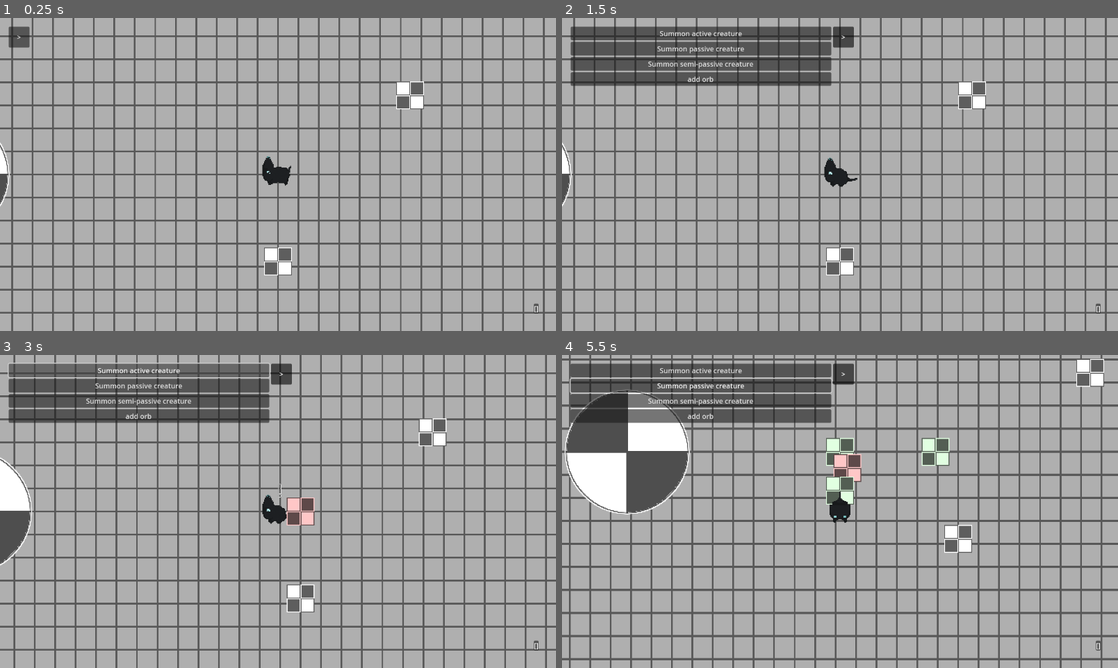
Above: before the commit, frames 1-4 (two rows, left to right).
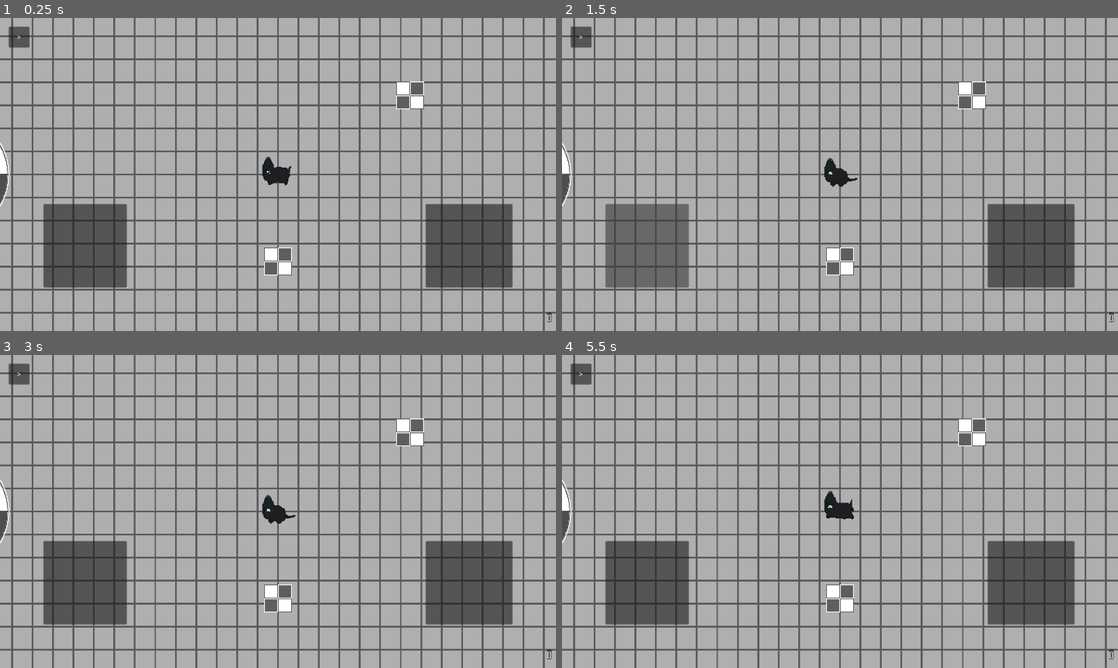
Above: after the commit, the same moments.

Repository: deerformera/neruka
Game: Godot game, scene res://worlds/world.tscn
Same seed, same stepped clock (60 frames per second), same inputs: the game is played once before the commit and once after it.
Inputs (mouse positions are in pixels of both pictures, inside the frame that each line leads up to):
- Up to frame 1 (0.25 s): no input
- Up to frame 2 (1.5 s): click ">" at 0.5 s; click (645, 246) at 1.27 s
- Up to frame 3 (3 s): click (278, 511) at 2 s; click "Summon active creature" (after the commit: ">") at 2.75 s
- Up to frame 4 (5.5 s): click "Summon passive creature" (after the commit: ">") at 3.5 s; move the mouse to (962, 495) at 4.27 s; hold D (n_right) 4.28-5.03 s; hold Space (n_attack) 4.28-5.03 s; tap Shift (n_leap) at 4.55, 5.1 s; move the mouse to (728, 527) at 5.02 s; hold S (n_down) from 5.03 s (still down); tap Space (n_attack) at 5.3 s

The runs differ from the first frame. In frame 1, 8.3% of the frame differs, in the area x 7-100%, y 59-98%; in frame 2, 16%; in frame 3, 33%; in frame 4, 48%, in the area x 0-100%, y 0-100%.

Commit message:
mobile controls

Diff:
--- a/characters/cat/cat.gd
+++ b/characters/cat/cat.gd
@@ -30,7 +30,7 @@
 	match animstate.get_current_node():
 		"normal":
 			velocity = Input.get_vector("n_left", "n_right", "n_up", "n_down")
-			if Utils.android_mode: velocity = $Analog.velocity
+			if Utils.android_mode: velocity = Player.get_node("Mobile").velocity
 			if $LeapSprite.visible:
 				velocity = velocity * speed / 2
 			else: velocity = velocity * speed
@@ -68,7 +68,6 @@
 				else:
 					create_tween().tween_property(self, "global_position", global_position + velocity_static * 100, 0.4).set_trans(Tween.TRANS_SINE).set_ease(Tween.EASE_OUT)
 					leap_timer.stop()
-
 		"attack1":
 			if event.is_action_pressed("n_attack"):
 				animstate.travel("attack2")
--- a/characters/cat/cat.tscn
+++ b/characters/cat/cat.tscn
@@ -54,6 +54,7 @@
 script/source = "extends AnimatedSprite2D
 
 func _ready():
+	hide()
 	animation_finished.connect(func(): hide())
 	draw.connect(func():
 		self.rotation = get_parent().velocity_static.angle()
@@ -1380,7 +1381,7 @@
 texture = ExtResource("1_y0c4x")
 hframes = 10
 vframes = 40
-frame = 72
+frame = 73
 
 [node name="LeapSprite" type="Sprite2D" parent="."]
 visible = false
@@ -1391,7 +1392,6 @@
 [node name="SlashSprite" type="AnimatedSprite2D" parent="."]
 show_behind_parent = true
 sprite_frames = SubResource("SpriteFrames_aksuy")
-autoplay = "default"
 offset = Vector2(20, 0)
 script = SubResource("GDScript_slu4p")
 
--- a/characters/shop/shop.gd
+++ b/characters/shop/shop.gd
@@ -25,4 +25,4 @@
 func _ready():
 	interacted.connect(func(): $Tag.show())
 	uninteracted.connect(func(): $Tag.hide())
-	activated.connect(func(): Player.get_node("M/Shop").set_item(shop_list))
+	activated.connect(func(): Player.get_node("Shop").set_item(shop_list))
--- a/worlds/player.tscn
+++ b/worlds/player.tscn
@@ -1,22 +1,51 @@
-[gd_scene load_steps=8 format=3 uid="uid://tnn70k1hd2j8"]
+[gd_scene load_steps=14 format=3 uid="uid://tnn70k1hd2j8"]
 
 [ext_resource type="Script" path="res://worlds/player.gd" id="1_101xg"]
 
-[sub_resource type="GDScript" id="GDScript_piude"]
-resource_name = "Analog"
-script/source = "extends Button
+[sub_resource type="GDScript" id="GDScript_eqt7l"]
+resource_name = "Mobile"
+script/source = "extends MarginContainer
 
 var velocity: Vector2
 
 func _ready():
 	self.visible = Utils.android_mode
 
+	$Control.get_children().map(func(child): child.get_child(0).pressed.connect(func(): pass))
+
 func _input(event):
-	if self.button_pressed:
+	if $Analog.button_pressed:
 		if event is InputEventScreenDrag:
-			velocity = ((event.position - self.global_position) - (self.custom_minimum_size / 2)).normalized()
+			velocity = ((event.position - $Analog.global_position) - ($Analog.custom_minimum_size / 2)).normalized()
 	else: velocity = Vector2()
 "
+
+[sub_resource type="Gradient" id="Gradient_w2crf"]
+offsets = PackedFloat32Array(0)
+colors = PackedColorArray(0, 0, 0, 0)
+
+[sub_resource type="GradientTexture2D" id="GradientTexture2D_0vdr4"]
+gradient = SubResource("Gradient_w2crf")
+width = 96
+height = 96
+
+[sub_resource type="Gradient" id="Gradient_axl8f"]
+offsets = PackedFloat32Array(0)
+colors = PackedColorArray(0, 0, 0, 0)
+
+[sub_resource type="GradientTexture2D" id="GradientTexture2D_rugu2"]
+gradient = SubResource("Gradient_axl8f")
+width = 96
+height = 96
+
+[sub_resource type="Gradient" id="Gradient_ew411"]
+offsets = PackedFloat32Array(0)
+colors = PackedColorArray(0, 0, 0, 0)
+
+[sub_resource type="GradientTexture2D" id="GradientTexture2D_yjpln"]
+gradient = SubResource("Gradient_ew411")
+width = 200
+height = 192
 
 [sub_resource type="GDScript" id="GDScript_pp2qt"]
 resource_name = "Inventory"
@@ -55,28 +84,6 @@
 		)
 "
 
-[sub_resource type="GDScript" id="GDScript_vggsb"]
-resource_name = "Shop"
-script/source = "extends PanelContainer
-
-var shop_item = preload(\"res://assets/shop_item.tscn\")
-var shop_list: Array
-
-func set_item(val):
-	shop_list = val
-	$VB/Button.pressed.connect(func():
-		$VB/VB.get_children().map(func(item):
-			item.queue_free()
-			self.hide()))
-
-	for list in shop_list:
-		var item = shop_item.instantiate()
-		item.item = list
-		$VB/VB.add_child(item)
-
-	self.show()
-"
-
 [sub_resource type="GDScript" id="GDScript_c2w07"]
 resource_name = "Equipment"
 script/source = "extends MarginContainer
@@ -104,97 +111,172 @@
 [sub_resource type="StyleBoxFlat" id="StyleBoxFlat_cen4y"]
 bg_color = Color(0, 0, 0, 0.223529)
 
+[sub_resource type="GDScript" id="GDScript_8vcoy"]
+resource_name = "Shop"
+script/source = "extends MarginContainer
+
+var shop_item = preload(\"res://assets/shop_item.tscn\")
+var shop_list: Array
+
+func set_item(val):
+	shop_list = val
+	$P/VB/Button.pressed.connect(func():
+		$P/VB/VB.get_children().map(func(item):
+			item.queue_free()
+			self.hide()))
+
+	for list in shop_list:
+		var item = shop_item.instantiate()
+		item.item = list
+		$P/VB/VB.add_child(item)
+
+	self.show()
+"
+
 [node name="Player" type="CanvasLayer"]
 script = ExtResource("1_101xg")
 
-[node name="M" type="MarginContainer" parent="."]
-anchors_preset = 15
-anchor_right = 1.0
-anchor_bottom = 1.0
-grow_horizontal = 2
-grow_vertical = 2
-mouse_filter = 2
-theme_override_constants/margin_left = 40
-theme_override_constants/margin_top = 40
-theme_override_constants/margin_right = 40
-theme_override_constants/margin_bottom = 40
-
-[node name="Analog" type="Button" parent="M"]
-custom_minimum_size = Vector2(216, 216)
+[node name="Mobile" type="MarginContainer" parent="."]
+anchors_preset = 15
+anchor_right = 1.0
+anchor_bottom = 1.0
+grow_horizontal = 2
+grow_vertical = 2
+theme_override_constants/margin_left = 100
+theme_override_constants/margin_top = 100
+theme_override_constants/margin_right = 100
+theme_override_constants/margin_bottom = 100
+script = SubResource("GDScript_eqt7l")
+
+[node name="Analog" type="Button" parent="Mobile"]
+custom_minimum_size = Vector2(192, 192)
 layout_mode = 2
 size_flags_horizontal = 0
 size_flags_vertical = 8
 focus_mode = 0
+keep_pressed_outside = true
+
+[node name="Control" type="Control" parent="Mobile"]
+custom_minimum_size = Vector2(200, 296)
+layout_mode = 2
+size_flags_horizontal = 8
+size_flags_vertical = 8
 mouse_filter = 2
-keep_pressed_outside = true
-script = SubResource("GDScript_piude")
-
-[node name="Inventory" type="PanelContainer" parent="M"]
-layout_mode = 2
+
+[node name="ClawButton" type="Panel" parent="Mobile/Control"]
+visible = false
+custom_minimum_size = Vector2(96, 96)
+layout_mode = 1
+offset_right = 8.0
+offset_bottom = 8.0
+
+[node name="TouchScreenButton" type="TouchScreenButton" parent="Mobile/Control/ClawButton"]
+texture_normal = SubResource("GradientTexture2D_0vdr4")
+action = "n_attack"
+
+[node name="ConsumeButton" type="Panel" parent="Mobile/Control"]
+visible = false
+custom_minimum_size = Vector2(96, 96)
+layout_mode = 1
+anchors_preset = 1
+anchor_left = 1.0
+anchor_right = 1.0
+offset_left = -8.0
+offset_bottom = 8.0
+grow_horizontal = 0
+
+[node name="TouchScreenButton" type="TouchScreenButton" parent="Mobile/Control/ConsumeButton"]
+texture_normal = SubResource("GradientTexture2D_rugu2")
+action = "n_leap"
+
+[node name="AttackButton" type="Panel" parent="Mobile/Control"]
+custom_minimum_size = Vector2(192, 192)
+layout_mode = 1
+anchors_preset = 12
+anchor_top = 1.0
+anchor_right = 1.0
+anchor_bottom = 1.0
+offset_top = -8.0
+grow_horizontal = 2
+grow_vertical = 0
+
+[node name="TouchScreenButton" type="TouchScreenButton" parent="Mobile/Control/AttackButton"]
+texture_normal = SubResource("GradientTexture2D_yjpln")
+action = "n_attack"
+
+[node name="Inventory" type="PanelContainer" parent="."]
+offset_left = 1259.0
+offset_top = 677.0
+offset_right = 1260.0
+offset_bottom = 700.0
 size_flags_horizontal = 8
 size_flags_vertical = 8
 mouse_filter = 2
 script = SubResource("GDScript_pp2qt")
 
-[node name="VB" type="VBoxContainer" parent="M/Inventory"]
-layout_mode = 2
-
-[node name="Label0" type="Label" parent="M/Inventory/VB"]
+[node name="VB" type="VBoxContainer" parent="Inventory"]
+layout_mode = 2
+
+[node name="Label0" type="Label" parent="Inventory/VB"]
 layout_mode = 2
 size_flags_horizontal = 8
 size_flags_vertical = 0
 mouse_filter = 1
 
-[node name="Label1" type="Label" parent="M/Inventory/VB"]
+[node name="Label1" type="Label" parent="Inventory/VB"]
 visible = false
 layout_mode = 2
 size_flags_horizontal = 8
 size_flags_vertical = 0
 mouse_filter = 1
 
-[node name="EquipmentButton" type="CenterContainer" parent="M"]
-layout_mode = 2
+[node name="EquipmentButton" type="CenterContainer" parent="."]
+anchors_preset = 15
+anchor_right = 1.0
+anchor_bottom = 1.0
+grow_horizontal = 2
+grow_vertical = 2
 mouse_filter = 2
 script = SubResource("GDScript_7yfqb")
 
-[node name="VBoxContainer" type="VBoxContainer" parent="M/EquipmentButton"]
-layout_mode = 2
-
-[node name="Sight" type="Panel" parent="M/EquipmentButton/VBoxContainer" groups=["sub"]]
+[node name="VBoxContainer" type="VBoxContainer" parent="EquipmentButton"]
+layout_mode = 2
+
+[node name="Sight" type="Panel" parent="EquipmentButton/VBoxContainer" groups=["sub"]]
 custom_minimum_size = Vector2(192, 192)
 layout_mode = 2
 size_flags_horizontal = 4
 mouse_filter = 1
 
-[node name="Label" type="Label" parent="M/EquipmentButton/VBoxContainer/Sight"]
-layout_mode = 1
-anchors_preset = 15
-anchor_right = 1.0
-anchor_bottom = 1.0
-grow_horizontal = 2
-grow_vertical = 2
-horizontal_alignment = 1
-vertical_alignment = 1
-
-[node name="HB" type="HBoxContainer" parent="M/EquipmentButton/VBoxContainer"]
-layout_mode = 2
-
-[node name="Claw" type="Panel" parent="M/EquipmentButton/VBoxContainer/HB" groups=["sub"]]
-custom_minimum_size = Vector2(192, 192)
-layout_mode = 2
-mouse_filter = 1
-
-[node name="Label" type="Label" parent="M/EquipmentButton/VBoxContainer/HB/Claw"]
-layout_mode = 1
-anchors_preset = 15
-anchor_right = 1.0
-anchor_bottom = 1.0
-grow_horizontal = 2
-grow_vertical = 2
-horizontal_alignment = 1
-vertical_alignment = 1
-
-[node name="Center" type="Button" parent="M/EquipmentButton/VBoxContainer/HB"]
+[node name="Label" type="Label" parent="EquipmentButton/VBoxContainer/Sight"]
+layout_mode = 1
+anchors_preset = 15
+anchor_right = 1.0
+anchor_bottom = 1.0
+grow_horizontal = 2
+grow_vertical = 2
+horizontal_alignment = 1
+vertical_alignment = 1
+
+[node name="HB" type="HBoxContainer" parent="EquipmentButton/VBoxContainer"]
+layout_mode = 2
+
+[node name="Claw" type="Panel" parent="EquipmentButton/VBoxContainer/HB" groups=["sub"]]
+custom_minimum_size = Vector2(192, 192)
+layout_mode = 2
+mouse_filter = 1
+
+[node name="Label" type="Label" parent="EquipmentButton/VBoxContainer/HB/Claw"]
+layout_mode = 1
+anchors_preset = 15
+anchor_right = 1.0
+anchor_bottom = 1.0
+grow_horizontal = 2
+grow_vertical = 2
+horizontal_alignment = 1
+vertical_alignment = 1
+
+[node name="Center" type="Button" parent="EquipmentButton/VBoxContainer/HB"]
 custom_minimum_size = Vector2(192, 192)
 layout_mode = 2
 focus_mode = 0
@@ -203,64 +285,44 @@
 keep_pressed_outside = true
 flat = true
 
-[node name="Consumable" type="Panel" parent="M/EquipmentButton/VBoxContainer/HB" groups=["sub"]]
-custom_minimum_size = Vector2(192, 192)
-layout_mode = 2
-mouse_filter = 1
-
-[node name="Label" type="Label" parent="M/EquipmentButton/VBoxContainer/HB/Consumable"]
-layout_mode = 1
-anchors_preset = 15
-anchor_right = 1.0
-anchor_bottom = 1.0
-grow_horizontal = 2
-grow_vertical = 2
-horizontal_alignment = 1
-vertical_alignment = 1
-
-[node name="Ability" type="Panel" parent="M/EquipmentButton/VBoxContainer" groups=["sub"]]
+[node name="Consumable" type="Panel" parent="EquipmentButton/VBoxContainer/HB" groups=["sub"]]
+custom_minimum_size = Vector2(192, 192)
+layout_mode = 2
+mouse_filter = 1
+
+[node name="Label" type="Label" parent="EquipmentButton/VBoxContainer/HB/Consumable"]
+layout_mode = 1
+anchors_preset = 15
+anchor_right = 1.0
+anchor_bottom = 1.0
+grow_horizontal = 2
+grow_vertical = 2
+horizontal_alignment = 1
+vertical_alignment = 1
+
+[node name="Ability" type="Panel" parent="EquipmentButton/VBoxContainer" groups=["sub"]]
 custom_minimum_size = Vector2(192, 192)
 layout_mode = 2
 size_flags_horizontal = 4
 mouse_filter = 1
 
-[node name="Label" type="Label" parent="M/EquipmentButton/VBoxContainer/Ability"]
-layout_mode = 1
-anchors_preset = 15
-anchor_right = 1.0
-anchor_bottom = 1.0
-grow_horizontal = 2
-grow_vertical = 2
-horizontal_alignment = 1
-vertical_alignment = 1
-
-[node name="Shop" type="PanelContainer" parent="M"]
+[node name="Label" type="Label" parent="EquipmentButton/VBoxContainer/Ability"]
+layout_mode = 1
+anchors_preset = 15
+anchor_right = 1.0
+anchor_bottom = 1.0
+grow_horizontal = 2
+grow_vertical = 2
+horizontal_alignment = 1
+vertical_alignment = 1
+
+[node name="Equipment" type="MarginContainer" parent="."]
 visible = false
-layout_mode = 2
-mouse_filter = 2
-script = SubResource("GDScript_vggsb")
-
-[node name="VB" type="VBoxContainer" parent="M/Shop"]
-layout_mode = 2
-
-[node name="Button" type="Button" parent="M/Shop/VB"]
-custom_minimum_size = Vector2(40, 40)
-layout_mode = 2
-size_flags_horizontal = 8
-focus_mode = 0
-mouse_filter = 1
-text = "X"
-flat = true
-
-[node name="VB" type="VBoxContainer" parent="M/Shop/VB"]
-layout_mode = 2
-size_flags_horizontal = 4
-size_flags_vertical = 0
-alignment = 1
-
-[node name="Equipment" type="MarginContainer" parent="M"]
-visible = false
-layout_mode = 2
+anchors_preset = 15
+anchor_right = 1.0
+anchor_bottom = 1.0
+grow_horizontal = 2
+grow_vertical = 2
 mouse_filter = 2
 theme_override_constants/margin_left = 192
 theme_override_constants/margin_top = 96
@@ -268,17 +330,17 @@
 theme_override_constants/margin_bottom = 96
 script = SubResource("GDScript_c2w07")
 
-[node name="P" type="PanelContainer" parent="M/Equipment"]
-layout_mode = 2
-mouse_filter = 1
-
-[node name="VB" type="VBoxContainer" parent="M/Equipment/P"]
-layout_mode = 2
-
-[node name="HB" type="HBoxContainer" parent="M/Equipment/P/VB"]
-layout_mode = 2
-
-[node name="Label" type="Label" parent="M/Equipment/P/VB/HB"]
+[node name="P" type="PanelContainer" parent="Equipment"]
+layout_mode = 2
+mouse_filter = 1
+
+[node name="VB" type="VBoxContainer" parent="Equipment/P"]
+layout_mode = 2
+
+[node name="HB" type="HBoxContainer" parent="Equipment/P/VB"]
+layout_mode = 2
+
+[node name="Label" type="Label" parent="Equipment/P/VB/HB"]
 layout_mode = 2
 size_flags_horizontal = 3
 size_flags_vertical = 1
@@ -286,7 +348,7 @@
 horizontal_alignment = 1
 vertical_alignment = 1
 
-[node name="Button" type="Button" parent="M/Equipment/P/VB/HB"]
+[node name="Button" type="Button" parent="Equipment/P/VB/HB"]
 custom_minimum_size = Vector2(48, 48)
 layout_mode = 2
 size_flags_horizontal = 8
@@ -294,7 +356,7 @@
 mouse_filter = 1
 text = "X"
 
-[node name="M" type="MarginContainer" parent="M/Equipment/P/VB"]
+[node name="M" type="MarginContainer" parent="Equipment/P/VB"]
 layout_mode = 2
 size_flags_vertical = 3
 theme_override_constants/margin_left = 24
@@ -302,10 +364,10 @@
 theme_override_constants/margin_right = 24
 theme_override_constants/margin_bottom = 24
 
-[node name="HB" type="HBoxContainer" parent="M/Equipment/P/VB/M"]
-layout_mode = 2
-
-[node name="Label" type="Label" parent="M/Equipment/P/VB/M/HB"]
+[node name="HB" type="HBoxContainer" parent="Equipment/P/VB/M"]
+layout_mode = 2
+
+[node name="Label" type="Label" parent="Equipment/P/VB/M/HB"]
 layout_mode = 2
 size_flags_horizontal = 3
 size_flags_vertical = 1
@@ -314,6 +376,41 @@
 horizontal_alignment = 1
 vertical_alignment = 1
 
-[node name="EquipmentList" type="VBoxContainer" parent="M/Equipment/P/VB/M/HB"]
+[node name="EquipmentList" type="VBoxContainer" parent="Equipment/P/VB/M/HB"]
 layout_mode = 2
 size_flags_horizontal = 3
+
+[node name="Shop" type="MarginContainer" parent="."]
+visible = false
+anchors_preset = 15
+anchor_right = 1.0
+anchor_bottom = 1.0
+grow_horizontal = 2
+grow_vertical = 2
+theme_override_constants/margin_left = 192
+theme_override_constants/margin_top = 96
+theme_override_constants/margin_right = 192
+theme_override_constants/margin_bottom = 96
+script = SubResource("GDScript_8vcoy")
+
+[node name="P" type="PanelContainer" parent="Shop"]
+layout_mode = 2
+mouse_filter = 2
+
+[node name="VB" type="VBoxContainer" parent="Shop/P"]
+layout_mode = 2
+
+[node name="Button" type="Button" parent="Shop/P/VB"]
+custom_minimum_size = Vector2(40, 40)
+layout_mode = 2
+size_flags_horizontal = 8
+focus_mode = 0
+mouse_filter = 1
+text = "X"
+flat = true
+
+[node name="VB" type="VBoxContainer" parent="Shop/P/VB"]
+layout_mode = 2
+size_flags_horizontal = 4
+size_flags_vertical = 0
+alignment = 1
--- a/worlds/utils.gd
+++ b/worlds/utils.gd
@@ -1,6 +1,6 @@
 extends CanvasLayer
 
-var android_mode = 0
+var android_mode = 1
 
 var dummies := {
 	"dummy_active": preload("res://characters/dummy/dummy_active.tscn"),
